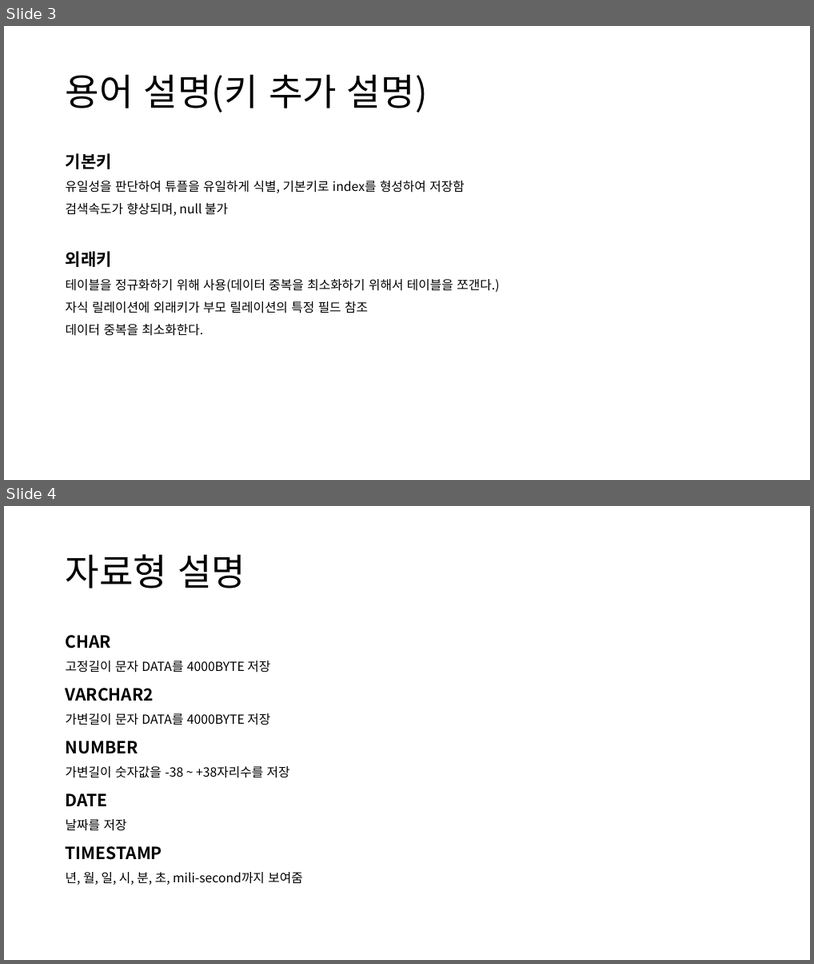
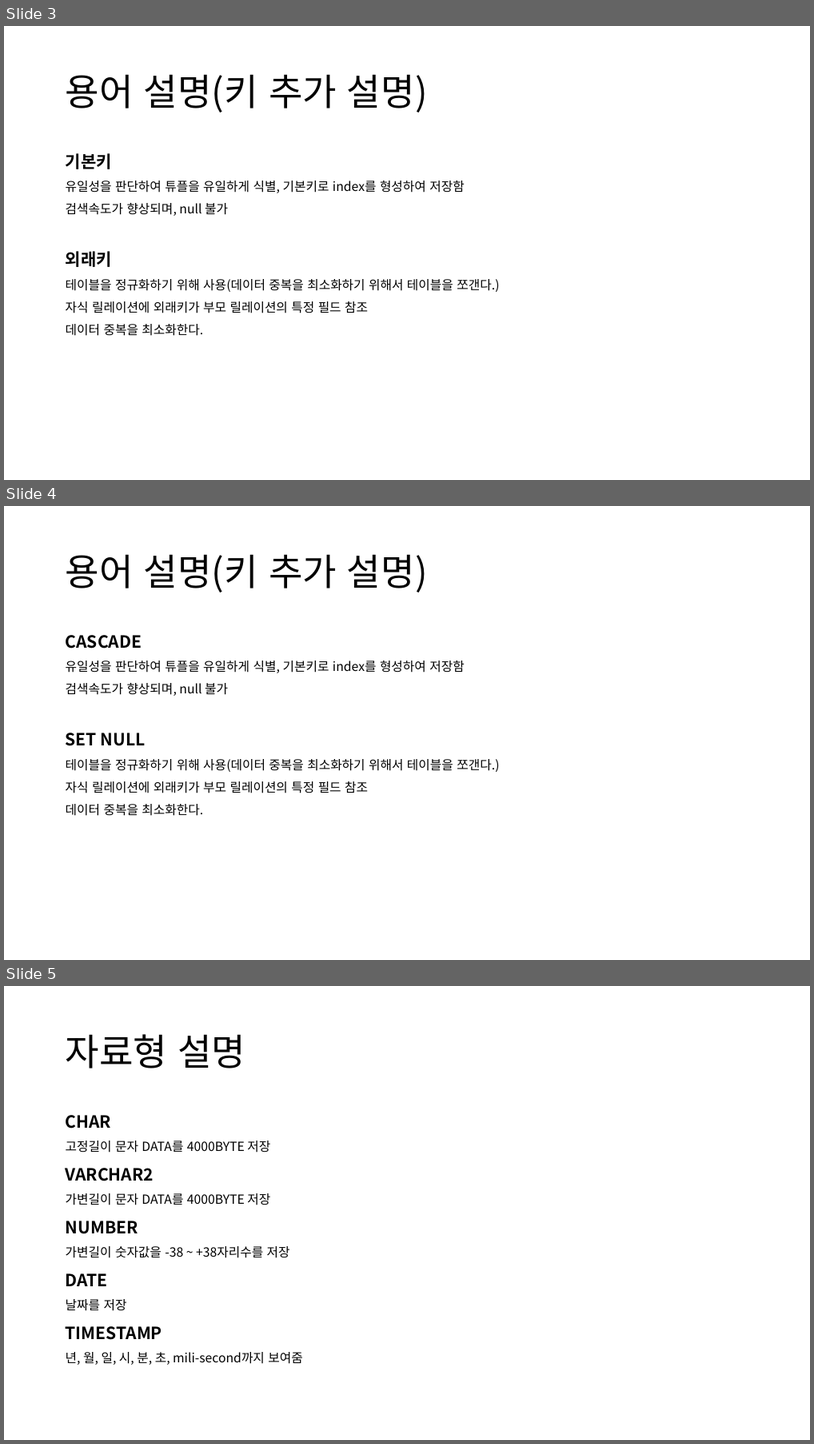
Before and after one commit to 98jiyong/DB, a slide deck: 자료/DB정리.pptx. Shown one above the other, each under a label of ours: slides 3 and 4 before the commit, slides 3, 4 and 5 after it. The pictures are 814x964 and 814x1444 pixels, drawn with LibreOffice and Linux fonts; fonts in the diff are those of the drawing. Boxes give left, top, right and bottom in pixels: in the first picture for what was removed or moved away, otherwise in the second. Text is boxed around its words. In the diff, an @@ line names an element or a change of style, - is before the commit and + after.

```diff
--- a/자료/DB정리.pptx
+++ b/자료/DB정리.pptx
@@ slide 4 added at (4, 506, 810, 960), background #FFFFFF @@
@@ title added at (66, 554, 428, 592), 44 pt, text #000000 @@
+용어 설명(키 추가 설명)
@@ text added at (66, 635, 499, 816), 15 pt, text #000000 @@
+CASCADE
+유일성을 판단하여 튜플을 유일하게 식별, 기본키로 index를 형성하여 저장함
+검색속도가 향상되며, null 불가
+SET NULL
+테이블을 정규화하기 위해 사용(데이터 중복을 최소화하기 위해서 테이블을 쪼갠다.)
+자식 릴레이션에 외래키가 부모 릴레이션의 특정 필드 참조
+데이터 중복을 최소화한다.
@@ what was slide 4 is now slide 5 @@
```
Also in this commit, not shown: 2 slides changed, 4 other slides added.
